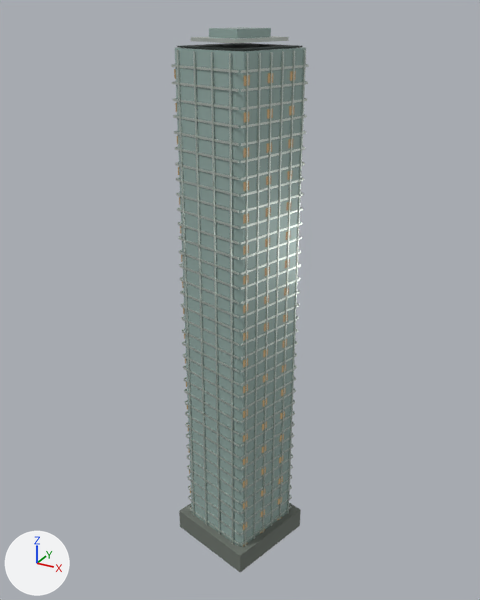
Before and after pictures for a commit that changed the glTF model landmarks/assets/andaz.glb.
Camera for both pictures: a camera (50 mm lens) standing at (140.0, -250.0, 260.0) and looking at (2.0, 2.0, 134.0). Every picture has the same lights, and +X, +Y and +Z are marked at lower left. The picture after the commit comes second. Vertices at exactly the same position are counted once.

The scene before the commit, as lines of its bpy script (objects in view):
```python
mat_metal = principled_material('metal')
mat_metal.base_color = (0.665, 0.723, 0.672)  # light grey #d5ddd6
mat_metal.metallic = 0.72
mat_metal.roughness = 0.28
me_crown_box = bpy.data.meshes.new('crown_box')
me_crown_box.from_pydata(...)  # 8 vertices, 12 faces; spans x -12.6..19.1, y -19.0..17.3, z 247.7..249.1
me_crown_box.materials.append(mat_metal)  # light grey #d5ddd6
me_crown_box_001 = bpy.data.meshes.new('crown_box.001')
me_crown_box_001.from_pydata(...)  # 8 vertices, 12 faces; spans x -6.9..13.3, y -12.1..10.4, z 248.8..252.4
me_crown_box_001.materials.append(mat_glass_alt)  # grey #9eb6b0
me_fins = bpy.data.meshes.new('fins')
me_fins.from_pydata(...)  # 160 vertices, 240 faces; spans x -21.0..27.0, y -25.0..23.0, z 0.0..244.0
me_fins.materials.append(mat_metal)  # light grey #d5ddd6
me_floor_bands = bpy.data.meshes.new('floor_bands')
me_floor_bands.from_pydata(...)  # 1152 vertices, 1728 faces; spans x -21.0..28.0, y -25.0..23.0, z 6.0..239.0
me_floor_bands.materials.append(mat_metal)  # light grey #d5ddd6
me_podium = bpy.data.meshes.new('podium')
me_podium.from_pydata(...)  # 8 vertices, 12 faces; spans x -25.3..31.8, y -29.5..27.9, z 0.0..11.1
me_podium.materials.append(mat_stone)  # grey #6d746c
ob_crown_box = bpy.data.objects.new('crown_box', me_crown_box)
ob_crown_box.location = (0.0, 0.0, 0.0)
ob_crown_box_001 = bpy.data.objects.new('crown_box.001', me_crown_box_001)
ob_crown_box_001.location = (0.0, 0.0, 0.0)
ob_fins = bpy.data.objects.new('fins', me_fins)
ob_fins.location = (0.0, 0.0, 0.0)
ob_floor_bands = bpy.data.objects.new('floor_bands', me_floor_bands)
ob_floor_bands.location = (0.0, 0.0, 0.0)
ob_podium = bpy.data.objects.new('podium', me_podium)
ob_podium.location = (0.0, 0.0, 0.0)
# also in view: 'night_windows' at (2.0, -4.0, 122.0); 'envelope' at (4.0, -1.0, 123.0)
```
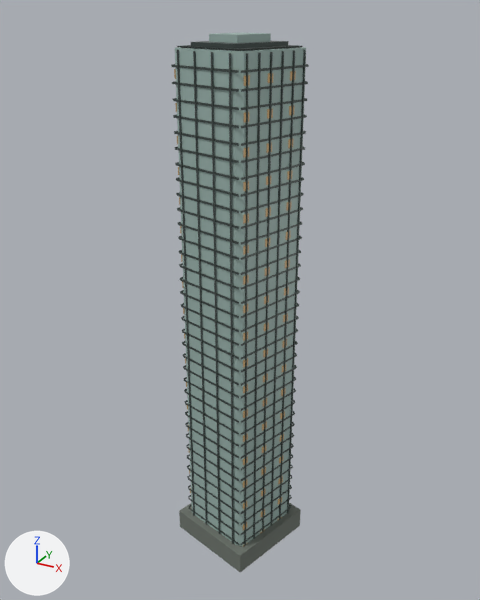
What changed in the scene script:
```text
Change mat_metal:
    mat_metal.base_color: (0.665, 0.723, 0.672) -> (0.0685, 0.0908, 0.0844)  # light grey #d5ddd6 -> dark grey #4a5552
Change me_crown_box:
    used by ob_crown_box; location = (0.0, 0.0, 0.0)
    remove me_crown_box.from_pydata(...)  # 8 vertices, 12 faces; spans x -12.6..19.1, y -19.0..17.3, z 247.7..249.1
    add me_crown_box.from_pydata(...)  # 8 vertices, 12 faces; spans x -12.6..19.1, y -19.0..17.3, z 245.9..247.4
    me_crown_box part 1: the whole mesh is rebuilt
Change me_crown_box_001:
    used by ob_crown_box_001; location = (0.0, 0.0, 0.0)
    remove me_crown_box_001.from_pydata(...)  # 8 vertices, 12 faces; spans x -6.9..13.3, y -12.1..10.4, z 248.8..252.4
    add me_crown_box_001.from_pydata(...)  # 8 vertices, 12 faces; spans x -6.9..13.3, y -12.1..10.4, z 247.2..250.4
    me_crown_box_001 part 2: the whole mesh is rebuilt
```

Pixel boxes [x1, y1, x2, y2] of what changed, in the pictures (480 x 600 px):
'fins', recoloured (light grey to dark grey)
    both: [177, 50, 306, 546]
'floor_bands', recoloured
    both: [171, 64, 309, 545]
'crown_box', recoloured, reshaped
    before: [191, 36, 289, 43]
    after: [191, 41, 288, 48]
'crown_box.001', reshaped (8% shorter)
    before: [209, 27, 271, 38]
    after: [209, 33, 271, 43]
